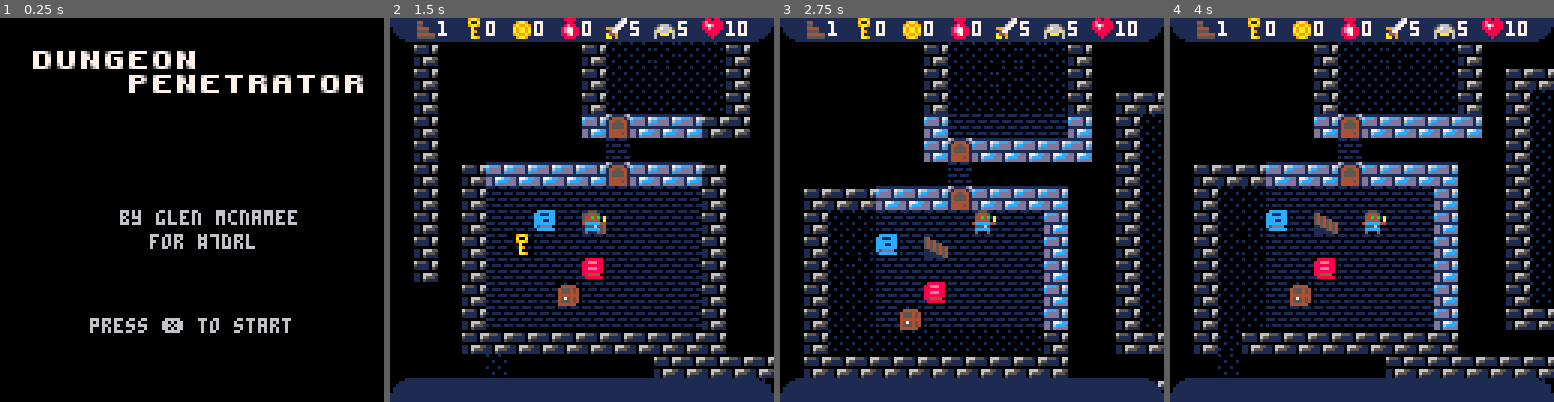
Above: before the commit, frames 1-4 (left to right).
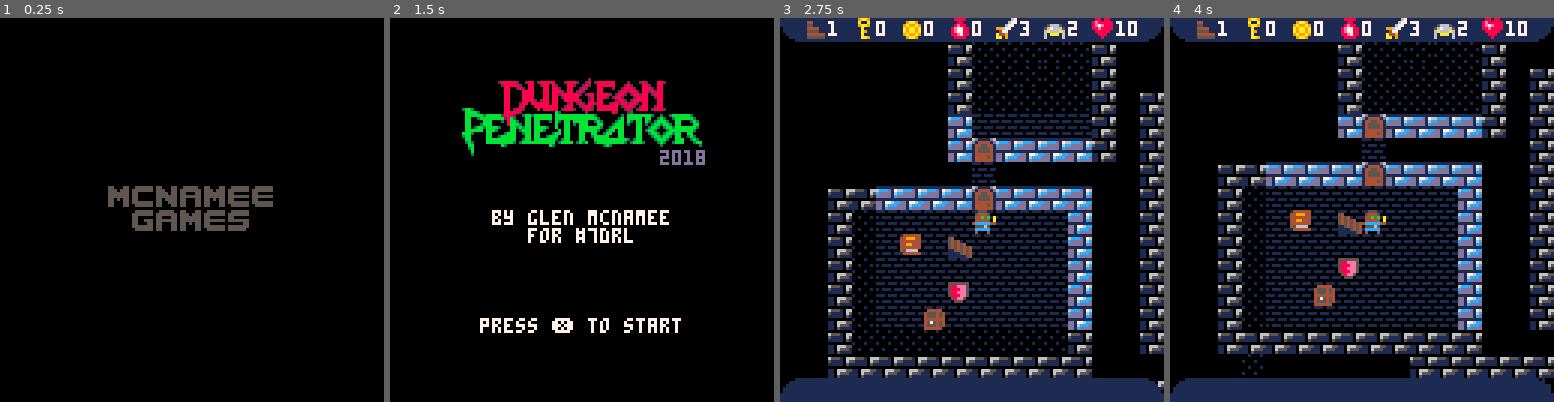
Above: after the commit, the same moments.

Repository: GlenMcNamee/pico8
Game: PICO-8 cartridge dungeon2018.p8
Same seed, same stepped clock (60 frames per second), same inputs: the game is played once before the commit and once after it.
Inputs:
- Up to frame 1 (0.25 s): no input
- Up to frame 2 (1.5 s): tap X (X key) at 0.33, 1.07 s; tap O (Z key) at 0.7 s
- Up to frame 3 (2.75 s): hold Right 1.6-2.1 s; tap O (Z key) at 1.7, 2.1, 2.5 s; tap X (X key) at 1.85 s; hold Up 2.15-2.42 s; hold Right from 2.47 s (still down)
- Up to frame 4 (4 s): tap O (Z key) at 2.9, 3.3, 3.7 s; tap X (X key) at 2.97 s; release Right at 3.03 s; hold Left 3.08-3.58 s; hold Down 3.63-3.97 s

The runs differ from the first frame. In frame 1, 7.1% of the frame differs, in the area x 8-95%, y 8-83%; in frame 2, 45%, in the area x 0-100%, y 0-100%; in frame 3, 23%; in frame 4, 23%.

Commit message:
Balancing and bug fixes
Rebalanced which items are available on each level
Rebalanced which NPC are spawned on each level - (one neutral NPC per level)
Fix it so neutral NPC can't attack or be attacked.
Rebalanced player attack and defence items points
Rebalanced NPC health and attack
Fixed potions so you can actually use them
Nerfed Skill books.
Added missing Intro screen
Replaced title screen logo

Diff:
--- a/dungeon2018.p8
+++ b/dungeon2018.p8
@@ -17,7 +17,8 @@
  xlimit = 64
  ylimit = 32
  maxrooms = 20
- name = {"mummy","troll","skeleton","yeti","monster","skull","eye","drop","drop","duck","rat","cat"}
+ name = {"mummy","troll","skeleton","yeti","monster","skull","eye","drop","frogman","duck","rat","cat"}
+ wait=0
 end
 
 
@@ -56,27 +57,16 @@
  _playobjs(1,54+flr(rnd(3))) // clothes
 
  // shields
- chance = 34
- if level>3 and flr(rnd(2))==1 then chance +=1 end
- if level>7 and flr(rnd(2))==1 then chance +=1 end
+ chance = 33+ceil((3/10)*level)
  _playobjs(1,chance)
  // armour
- chance = 61
- if level>3 and flr(rnd(2))==1 then chance +=1 end
- if level>7 and flr(rnd(2))==1 then chance +=1 end
+ chance = 60+ceil((3/10)*level)
  _playobjs(1,chance)
  // helmet
- chance = 58
- if level>3 and flr(rnd(2))==1 then chance +=1 end
- if level>7 and flr(rnd(2))==1 then chance +=1 end
+ chance = 57+ceil((3/10)*level)
  _playobjs(1,chance)
  // weapon
- chance = 48
- if level>2 and flr(rnd(2))==1 then chance +=1 end
- if level>4 and flr(rnd(2))==1 then chance +=1 end
- if level>6 and flr(rnd(2))==1 then chance +=1 end
- if level>7 and flr(rnd(2))==1 then chance +=1 end
- if level>8 and flr(rnd(2))==1 then chance +=1 end
+ chance = 47+ceil((6/10)*level)
  _playobjs(1,chance)
 
  // create paths to rooms (also doors)
@@ -94,16 +84,19 @@
   if _countdoors(room)==1 and room!=1 then
    _lockdoor(room)
    keysreq += 1
+   // put exit in first locked room
+   if keysreq == 1 then
+    // ending postion
+    x=2+mpx[room]+flr(rnd(mpw[room]-3))
+    y=2+mpy[room]+flr(rnd(mph[room]-3))
+    mset(x,y,stairs)
+   end
   end
   room += 1
  end
 
  _playobjs(keysreq,32) // keys
 
- // ending postion
- x=2+mpx[2]+flr(rnd(mpw[2]-3))
- y=2+mpy[2]+flr(rnd(mph[2]-3))
- mset(x,y,stairs)
  // starting postion
  x=2+mpx[1]+flr(rnd(mpw[1]-3))
  y=2+mpy[1]+flr(rnd(mph[1]-3))
@@ -289,8 +282,8 @@
 end
 
 function _playobjs(nobj,obj)
-
- for no = 0,nobj do
+ for no = 1,nobj do
+  //obj = flr(rnd(32)+32)
   //obj = flr(rnd(32)+32)
   check = 0
   while check==0 do
@@ -316,22 +309,19 @@
 
 function _update()
  gamemode = flr(gamestate/10)
- if gamemode == 0 then _intro()
- end
- if gamemode == 1 then _titlescreen()
- end
- if gamemode == 2 then _setupgame()
- end
- if gamemode == 3 then _setuplevel()
- end
- if gamemode == 4 then _gloop()
- end
-
-end
-
+ if gamemode == 0 then _intro()  end
+ if gamemode == 1 then _titlescreen()  end
+ if gamemode == 2 then _setupgame()  end
+ if gamemode == 3 then _setuplevel()  end
+ if gamemode == 4 then _gloop()  end
+end
 
 function _intro()
- gamestate = 10
+ wait += 1
+ if btnp(4) or wait>70 then
+  gamestate = 10
+  pal(7,7)
+ end
 end
 
 function _titlescreen()
@@ -351,8 +341,8 @@
  coins = 0
  potions = 0
  health = 10
- atk = 5
- def = 5
+ atk = 2
+ basdef = 2
 
  maxhealth=10
 
@@ -360,7 +350,6 @@
  armour = 0
  helmet = 0
  sheild = 0
- she = 0
 
  // gameset up.
  level = 1
@@ -446,6 +435,9 @@
 function _draw()
  cls(0)
  gamemode = flr(gamestate/10)
+ if gamemode == 0 then
+  _draw_intro()
+ end
  if gamemode == 1 then
   _draw_title()
  end
@@ -462,54 +454,57 @@
 
 end
 
+function _draw_intro()
+ if wait>000 and wait<005 then pal(7,0) end
+ if wait>005 and wait<010 then pal(7,5) end
+ if wait>010 and wait<015 then pal(7,13) end
+ if wait>015 and wait<020 then pal(7,6) end
+ if wait>020 and wait<025 then pal(7,7) end
+ if wait>050 and wait<055 then pal(7,6) end
+ if wait>055 and wait<060 then pal(7,13) end
+ if wait>060 and wait<065 then pal(7,5) end
+ if wait>065 and wait<070 then pal(7,0) end
+
+ spr(135,64-(3.5*8),64-8,8,2)
+
+end
+
 function _draw_title()
 
- spr(75,10,10,5,1)
- spr(121,50,10)
- spr(77,58,10)
-
- spr(117,50-8,18)
- spr(79,58-8,18)
- spr(77,66-8 ,18)
- spr(79,74-8 ,18)
- spr(118,82-8,18,3,1)
- spr(118,106-8,18)
- spr(121,114-8,18)
- spr(119,122-8 ,18)
-
- print("by glen mcnamee",40,64)
- print("for #7drl",50,72)
+
+ spr(160,64-40,30,10,2)
+ spr(128,64-(3.5*8),20,7,2)
+ print("2018",90,44,13)
+
+ print("by glen mcnamee",64-(15*2),64,7)
+ print("for #7drl",64-(9*2),70)
 
  print("press ❎ to start",30,100)
 
 end
 
 function _draw1()
-
- //map(x-8, y-8, 0,0,16,16)
  for yy=1, 16 do
   for xx=1, 16 do
    if xx+(x-8)<0 or xx+(x-8)>xlimit-1 or yy+(y-8)<0 or yy+(y-8)>ylimit-1 then
-
+    // don't draw outside boundry
    else
     sprite = mget(xx+(x-8),yy+(y-8))
     am=0
-    //if sprite < 16 then
-    if xx<4 or xx>12 then am=16 end
-    if yy<4 or yy>12 then am=16 end
-    if sprite < 32 then
-     spr(am+sprite,xx*8,yy*8)
+    if xx<4 or xx>12 or yy<4 or yy>12 then
+    newspr = 0
+     if fget(sprite,1) then newspr = 17 end
+     if fget(sprite,2) then newspr = 18 end
+     if fget(sprite,3) then newspr = 16 end
+     spr(newspr,xx*8,yy*8)
     else
-     spr(fakefloor,xx*8,yy*8)
-     if am==0 then
-      if anim < 4 and sprite>79 and sprite<92 then
+     if fget(sprite,3) then spr(floor,xx*8,yy*8) end
+     if anim < 4 and sprite>79 and sprite<92 then
        spr(sprite+16,xx*8,yy*8)
       else
        spr(sprite,xx*8,yy*8)
       end
-     end
     end
-    //end
    end
   end
  end
@@ -528,7 +523,7 @@
  end
  // draw armour
  if armour > 0 then
-  spr(111+armour,64,64)
+  spr(73+armour,64,64)
  end
  // draw weapons
  if weapon > 0 then
@@ -539,7 +534,9 @@
   sspr (16+(helmet*8),32,8,4,64,64)
  end
  // draw sheild
- spr(92+sheild,62,64)
+ if sheild > 0 then
+  spr(76+sheild,62,64)
+ end
 end
 
 
@@ -565,7 +562,7 @@
 	end
 	spr (guitr,120,0)
 	-- dungeon
-	spr (110,8,0)
+	spr (121,8,0)
 	print (level,16,1)
 	-- keys
 	spr (32,24,0)
@@ -578,11 +575,13 @@
 	print (potions,64,1)
 	--atk
 	spr (49,72,0)
-	print (atk,80,1)
+	print (atk+weapon,80,1)
 	--def
+	def = basdef+(sheild*1)+(armour*1)+(helmet*1)
 	spr (58,88,0)
-	print (def+she,96,1)
+	print (def,96,1)
 	--heath
+	if health<0 then health=0 end
 	spr (heart,104,0)
 	print (health,112,1)
 	-- message
@@ -609,6 +608,10 @@
 	if btnp(1) then nx = x + 1 end
 	if btnp(2) then ny = y - 1 end
 	if btnp(3) then ny = y + 1 end
+	if btnp(5) and potions > 0 then
+	 health = maxhealth
+	 potions -= 1
+	end
  if nx!=x or ny!=y then
   playermoved = 1
   newpos =	mget(nx,ny)
@@ -647,18 +650,22 @@
  	 _mess("unlocked & opened door")
  	end
 
-  if newpos >= 80 and mget(nx,ny) <= 91 then
+  if newpos >= 80 and mget(nx,ny) <= 88 then
  	 nme = _find_npc(nx,ny)
 
  	 if nme != false then
- 	  att = flr(rnd(atk))
+ 	  att = flr(rnd(atk+weapon))
  	  npc_health[nme] -= att
  	  sfx(2)
  	  if npc_health[nme]<1 then
  	   _kill_npc(nme)
      _mess("you hit and kill the "..name[newpos-79])
  	  else
- 	  _mess("you hit the "..name[newpos-79].." for "..att)
+  	  if att == 0 then
+      _mess("you miss the "..name[newpos-79])
+  	  else
+  	   _mess("you hit the "..name[newpos-79].." for "..att)
+     end
     end
  	 end
   end
@@ -698,19 +705,19 @@
  	 _mess("picked up food")
  	end
  	if pickup == 43 then
- 	 maxhealth += 5
+ 	 maxhealth += 1
  	 mset(x,y,floor)
  	  	 sfx(3)
  	 _mess("picked up health book")
  	end
  	if pickup == 44 then
- 	 def += 5
+ 	 basdef += 1
  	 mset(x,y,floor)
  	  	 sfx(3)
  	 _mess("picked up defence book")
  	end
  	if pickup == 45 then
- 	 atk += 5
+ 	 atk += 1
  	 mset(x,y,floor)
  	  	 sfx(3)
  	 _mess("picked up attack book")
@@ -775,11 +782,17 @@
   	if dir==2 then ny -= 1 end
   	if dir==3 then ny += 1 end
 
-  	if nx==x and ny==y and health > 0 then
-  	 att=flr(rnd(5))
- 	  _mess("the "..name[type-79].." hits you for "..att)
-	   health -= att
+  	if nx==x and ny==y and health > 0 and type < 89 then
+  	 att=flr(rnd(npc_att[nnpc]))-flr(rnd(def))
+
+  	 if att <= 0 then
+  	  _mess("the "..name[type-79].." misses" )
+  	 else
+ 	   _mess("the "..name[type-79].." hits you for "..att)
+ 	   health -= att
+ 	  end
 	   sfx(1)
+
    else
 
    	if fget(mget(nx,ny),0) == false then
@@ -818,7 +831,12 @@
 
 function _placenpc()
  for nnpc = 0,16 do
-  pnpc = flr(rnd(12)+80)
+  if nnpc == 0 then
+   type = 9+flr(rnd(3))
+  else
+   type = flr(rnd(ceil((9/10)*level)))
+  end
+  pnpc = 80+type
   check = 0
   while check==0 do
    xn = flr(rnd(xlimit))
@@ -827,9 +845,10 @@
     check = 1
     npcx[nnpc] = xn
     npcy[nnpc] = yn
+    npc_att[nnpc] = 2+(type*1.5)+(level*1.5)
     npc[nnpc] = pnpc
     npcold[nnpc] = floor
-    npc_health[nnpc] = level * 10
+    npc_health[nnpc] = 5+(type*2)+(level*2)
     npc_mode[nnpc] = 0
     mset(xn,yn,pnpc)
    end
@@ -842,6 +861,7 @@
  npcy = {}
  npcold = {}
  npc = {}
+ npc_att = {}
  npc_health = {}
  npc_mode = {}
 end
@@ -1040,8 +1060,40 @@
 
 
 
+…(32 lines of a section not shown)…
 __gff__
-0100010000010001000001010000000000000000000000000000000000000000000000000000000001010100000000000000000000000000000000000000000000000000000000000000000000000000010101010101010101010101000000000101010101010100000000000000000000000000000000000000000000000000
+0102050202050405050000000000000000000000000303030203030303030303080808080808080809090908080808080808080808080808080008080808080800000000000000000000000000000000090909090909090909090909000000000101090101010100010000000000000000000000000000000000000000000000
 0000000000000000000000000000000000000000000000000000000000000000000000000000000000000000000000000000000000000000000000000000000000000000000000000000000000000000000000000000000000000000000000000000000000000000000000000000000000000000000000000000000000000000
 
 
Not shown, changed: 116 lines of the sprite sheet (__gfx__) section of dungeon2018.p8
Not shown, added: Dungeon2018.zip
Not shown, added: dungeon2018.bin/dungeon2018 linux.zip
Not shown, added: dungeon2018.bin/dungeon2018 windows.zip
Not shown, added: dungeon2018.bin/dungeon2018.app.zip
Not shown, added: dungeon2018.bin/dungeon2018.app/Contents/Frameworks/SDL2.framework/Versions/A/SDL2
Not shown, added: dungeon2018.bin/dungeon2018.app/Contents/Info.plist
Not shown, added: dungeon2018.bin/dungeon2018.app/Contents/MacOS/data.pod
Not shown, added: dungeon2018.bin/dungeon2018.app/Contents/MacOS/dungeon2018
Not shown, added: dungeon2018.bin/dungeon2018.app/Contents/Resources/dungeon2018.icns
Not shown, added: dungeon2018.bin/linux/data.pod
Not shown, added: dungeon2018.bin/linux/dungeon2018
(and 6 more such lines)
